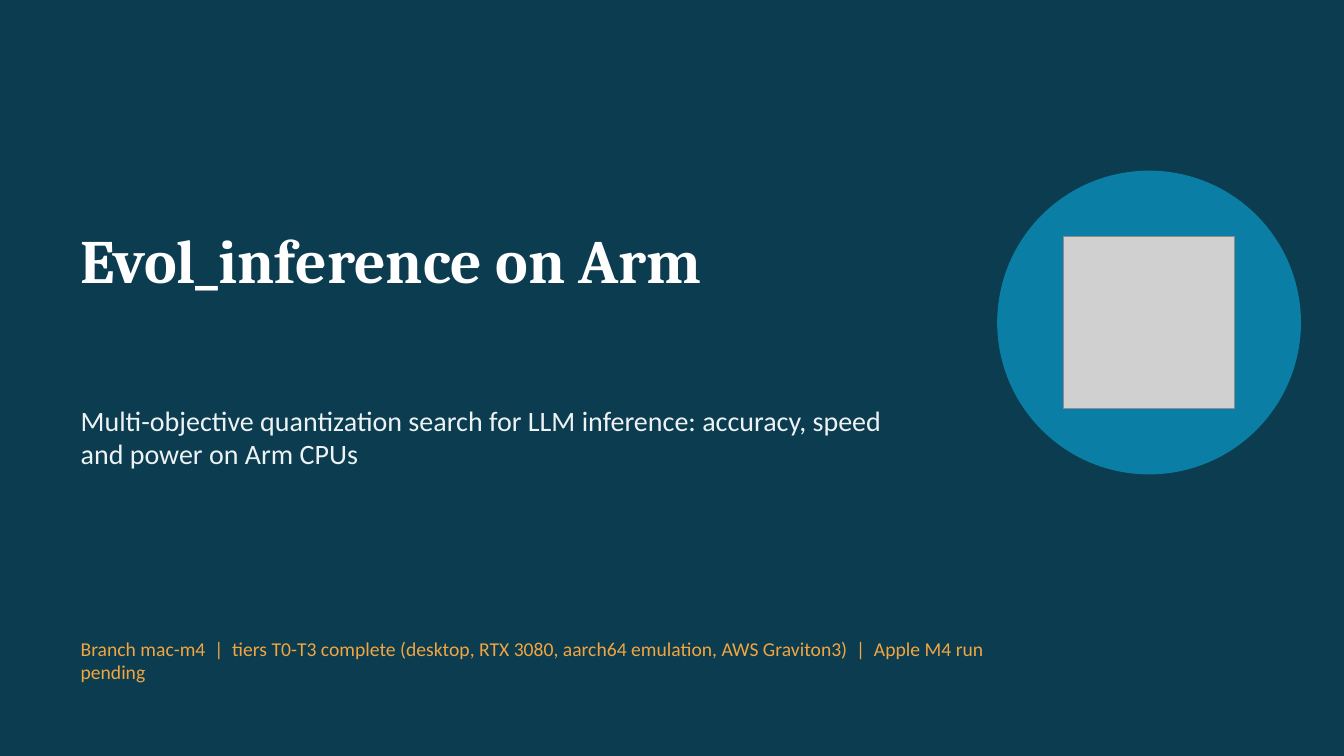
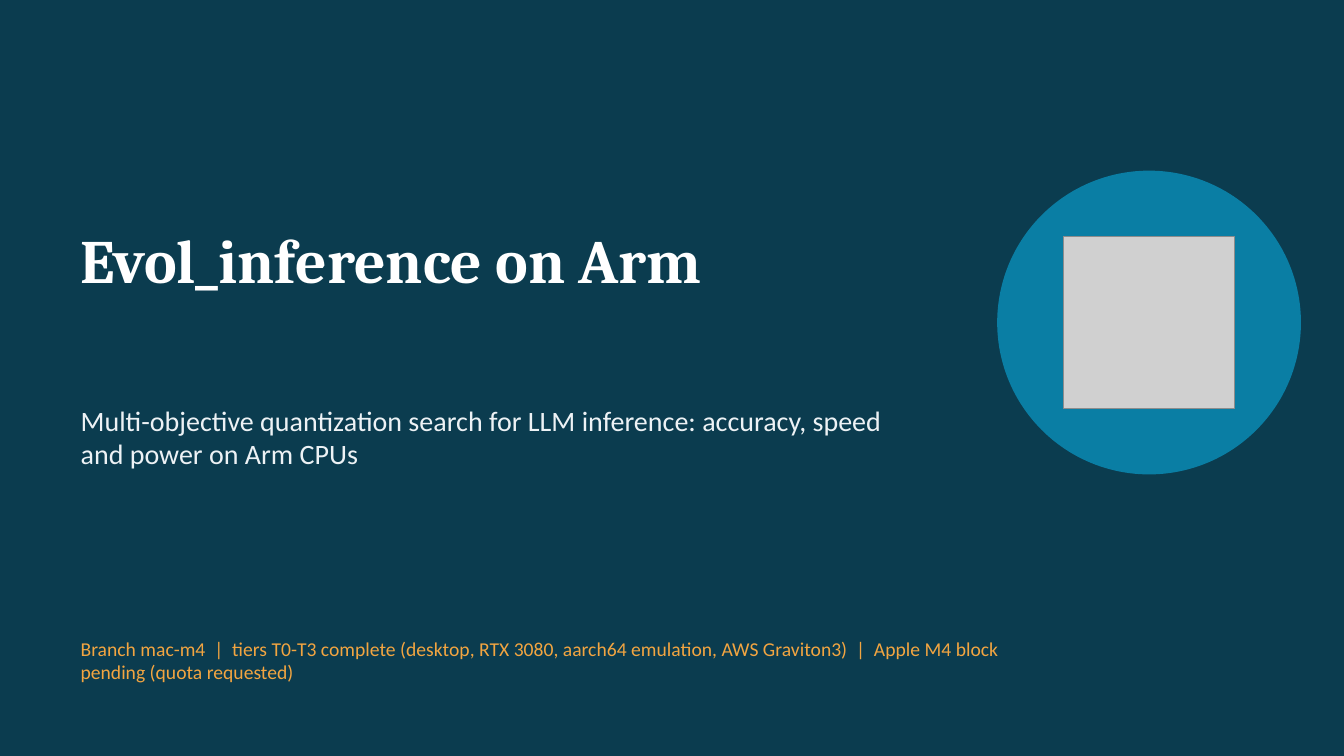
Before and after one commit to npwa/Evol_inference, a slide deck: slide 1 of presentation/Evol_inference_mac-m4.pptx. Drawn at 1344x756 pixels with LibreOffice and Linux fonts; fonts in the diff are those of the drawing; grey boxes stand for pictures. Boxes give left, top, right and bottom in pixels: in the first picture for what was removed or moved away, otherwise in the second. Text is boxed around its words. In the diff, an @@ line names an element or a change of style, - is before the commit and + after.

Commit message:
Update the deck with the Graviton rehearsal findings
- add slides: measured cost per evaluation and 24 h projection, rehearsal problems and the reduced Mac design
- refresh strategy, calibrated-model, lessons and next-steps slides (Mac cost about 30 USD)

```diff
--- a/presentation/Evol_inference_mac-m4.pptx
+++ b/presentation/Evol_inference_mac-m4.pptx
@@ text at (81, 642, 998, 683): text changed @@
-Branch mac-m4 | tiers T0-T3 complete (desktop, RTX 3080, aarch64 emulation, AWS Graviton3) | Apple M4 run pending
+Branch mac-m4 | tiers T0-T3 complete (desktop, RTX 3080, aarch64 emulation, AWS Graviton3) | Apple M4 block pending (quota requested)
```
Also in this commit, not shown: 3 other slides changed, 2 slides added, 1 other file.
